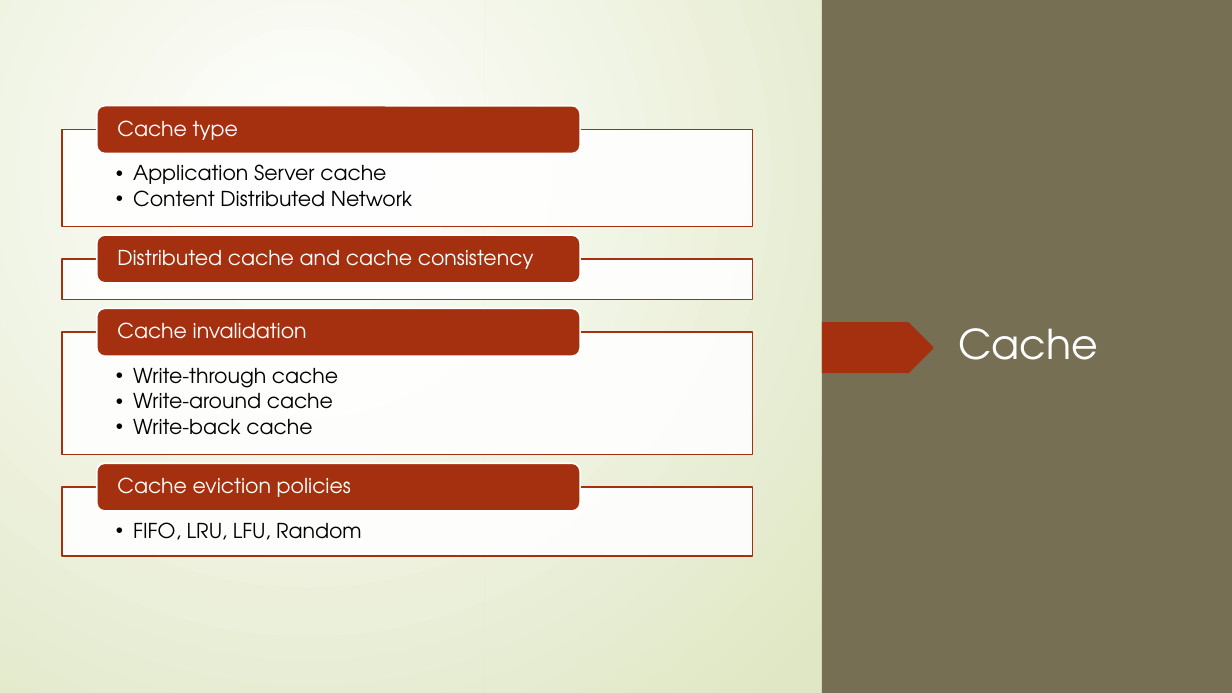
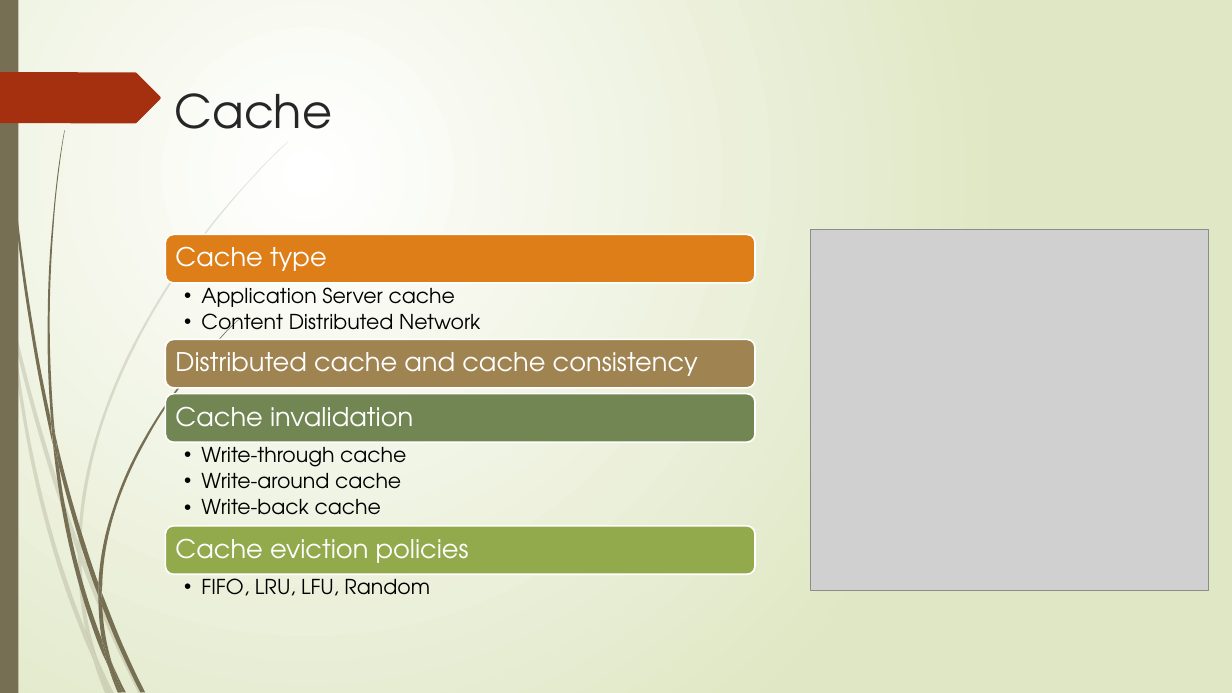
Before and after one commit to huanminwu/LeetCode, a slide deck: slide 11 of Cloud/Design Principle.pptx (slide 10 before the commit). Drawn at 1232x693 pixels with LibreOffice and Linux fonts; fonts in the diff are those of the drawing; grey boxes stand for pictures. Boxes give left, top, right and bottom in pixels: in the first picture for what was removed or moved away, otherwise in the second. Text is boxed around its words. In the diff, an @@ line names an element or a change of style, - is before the commit and + after.

Commit message:
update cloud design pattern

```diff
--- a/Cloud/Design Principle.pptx
+++ b/Cloud/Design Principle.pptx
@@ rectangle removed at (0,0,1232,693) @@
@@ rectangle removed at (484,0,1232,693) @@
@@ rectangle removed at (822,0,1232,693) @@
@@ title "Cache": place and size @@
-title "Cache" at (958,328,1098,360)
+title "Cache" at (175,93,332,129)
@@ title "Cache" at (175,93,332,129): size 32 to 36 pt, text colour #FFFFFF to #262626 @@
@@ rounded rectangle: place and size @@
-rounded rectangle at (97,235,580,283)
+rounded rectangle at (165,235,755,283)
@@ rounded rectangle at (165,235,755,283): fill #A53010 to #DE7E18 @@
@@ text "Cache type": place and size @@
-text "Cache type" at (117,120,238,140)
+text "Cache type" at (175,246,327,271)
@@ picture added at (811,230,1209,591) @@
@@ text "Application Server cache" rewrapped from (133,164,412,207) to (201,281,480,339) @@
@@ freeform shape removed at (822,323,933,373) @@
@@ rounded rectangle added at (165,339,755,387), fill #9F8351, outline #FFFFFF 1.25 pt @@
@@ size 16 to 20 pt; more space between paragraphs in 4 elements at (175,538,469,563), (175,406,413,427), (175,246,327,271), (175,352,698,376) @@
@@ text "Distributed cache and cache consistency": place and size @@
-text "Distributed cache and cache consistency" at (117,250,534,269)
+text "Distributed cache and cache consistency" at (175,352,698,376)
@@ rounded rectangle added at (165,394,755,442), fill #728653, outline #FFFFFF 1.25 pt @@
@@ text "Cache invalidation": place and size @@
-text "Cache invalidation" at (117,322,307,339)
+text "Cache invalidation" at (175,406,413,427)
@@ text "Write-through cache": place and size @@
-text "Write-through cache" at (133,368,338,435)
+text "Write-through cache" at (201,447,406,515)
@@ group removed at (62,105,752,555): 4 rectangles, 3 rounded rectangles @@
@@ rounded rectangle added at (165,526,755,574), fill #92AA4C, outline #FFFFFF 1.25 pt @@
@@ text "Cache eviction policies": place and size @@
-text "Cache eviction policies" at (117,477,351,497)
+text "Cache eviction policies" at (175,538,469,563)
@@ text "FIFO, LRU, LFU, Random": place and size @@
-text "FIFO, LRU, LFU, Random" at (133,522,362,540)
+text "FIFO, LRU, LFU, Random" at (201,578,430,596)
```
Also in this commit, not shown: 4 other slides changed, 1 slide added.
